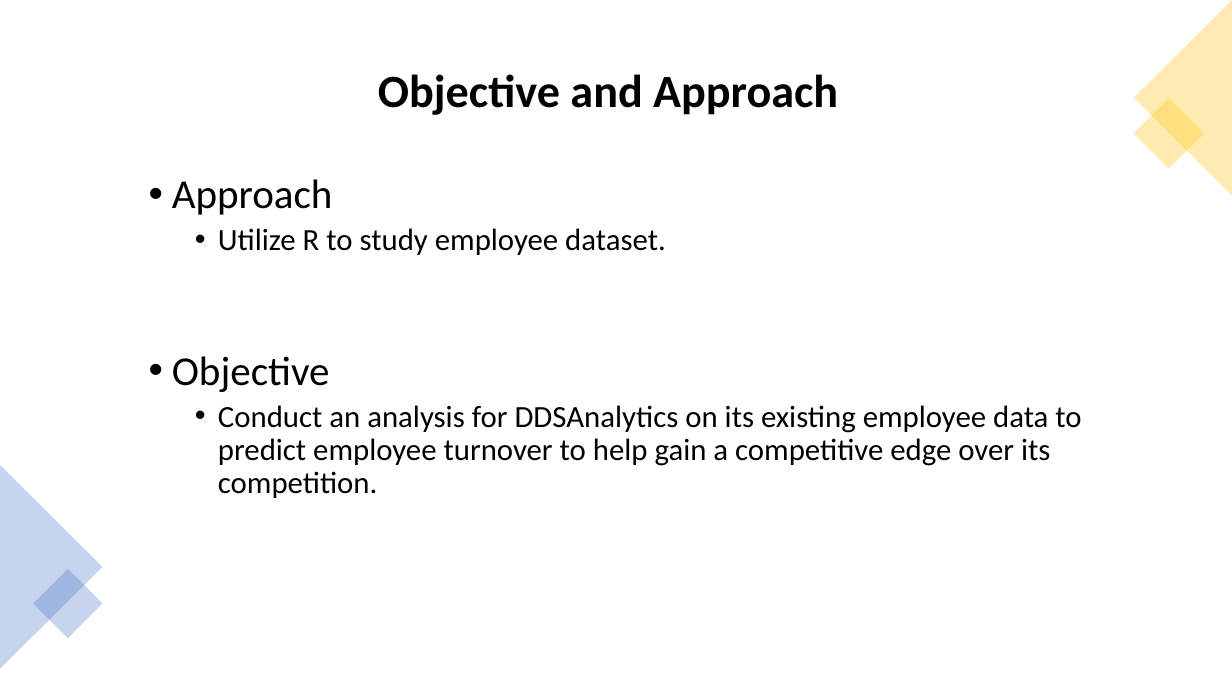
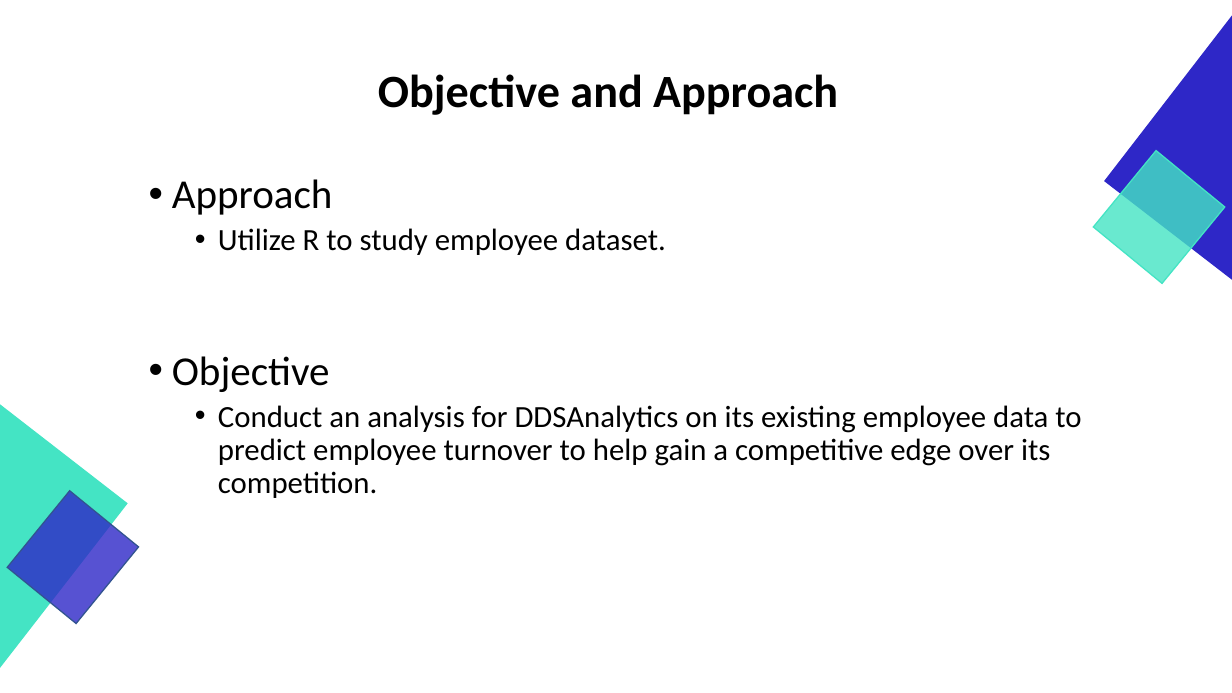
Before and after one commit to GraduateSchoolWork/CaseStudy2_DDS, a slide deck: slide 2 of DDS_Project_2_Presentation.pptx. Drawn at 1232x693 pixels with LibreOffice and Linux fonts; fonts in the diff are those of the drawing. Boxes give left, top, right and bottom in pixels: in the first picture for what was removed or moved away, otherwise in the second. Text is boxed around its words. In the diff, an @@ line names an element or a change of style, - is before the commit and + after.

```diff
--- a/DDS_Project_2_Presentation.pptx
+++ b/DDS_Project_2_Presentation.pptx
@@ right triangle added at (1106, 16, 1232, 280), fill #2E27C7, outline #2E27C7 1 pt @@
@@ triangle removed at (1134, 0, 1232, 196) @@
@@ rectangle removed at (1134, 99, 1204, 169) @@
@@ rectangle added at (1093, 150, 1225, 283), fill #44E4C4 at 80% opacity, outline #44E4C4 1 pt @@
@@ right triangle added at (0, 405, 127, 668), fill #44E4C4, outline #44E4C4 1 pt @@
@@ triangle removed at (0, 465, 103, 669) @@
@@ rectangle added at (7, 490, 139, 623), fill #2E27C7 at 80% opacity, outline #325491 1 pt @@
@@ rectangle removed at (33, 568, 103, 638) @@
```
Also in this commit, not shown: 16 other slides changed, 2 slides removed.
